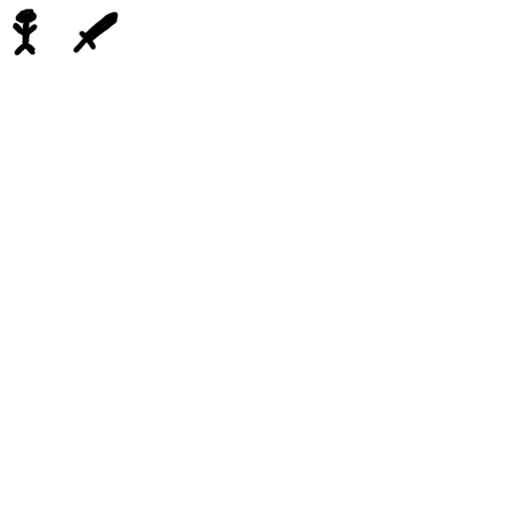
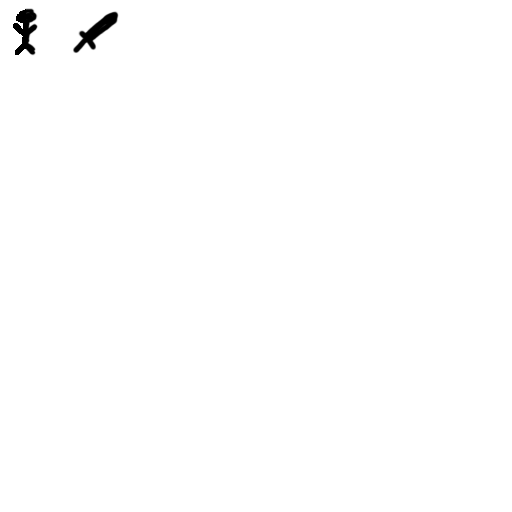
Layered file, before and after one edit (512 × 512). Changes by layer:
painted on "character" over [12, 9, 26, 56]
